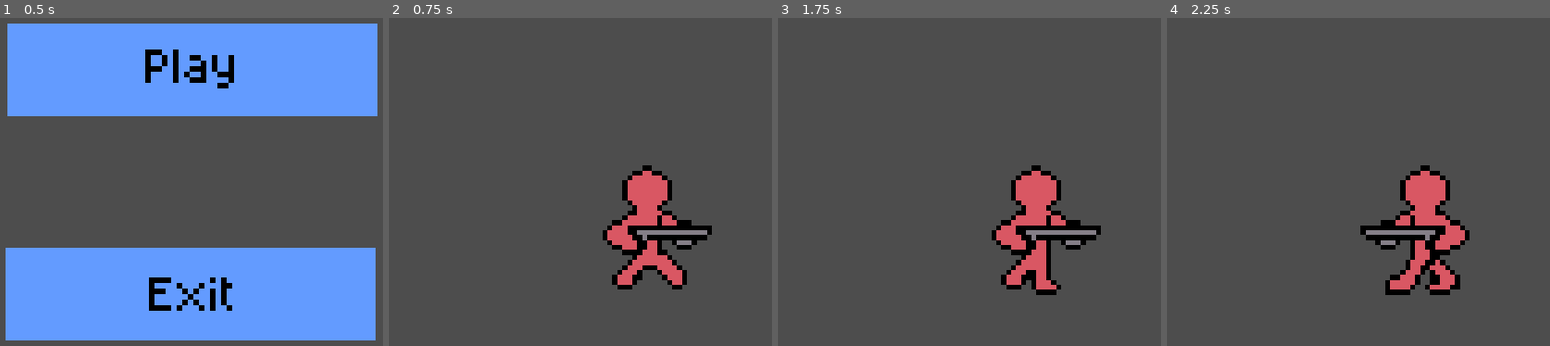
Above: before the commit, frames 1-4 (left to right).
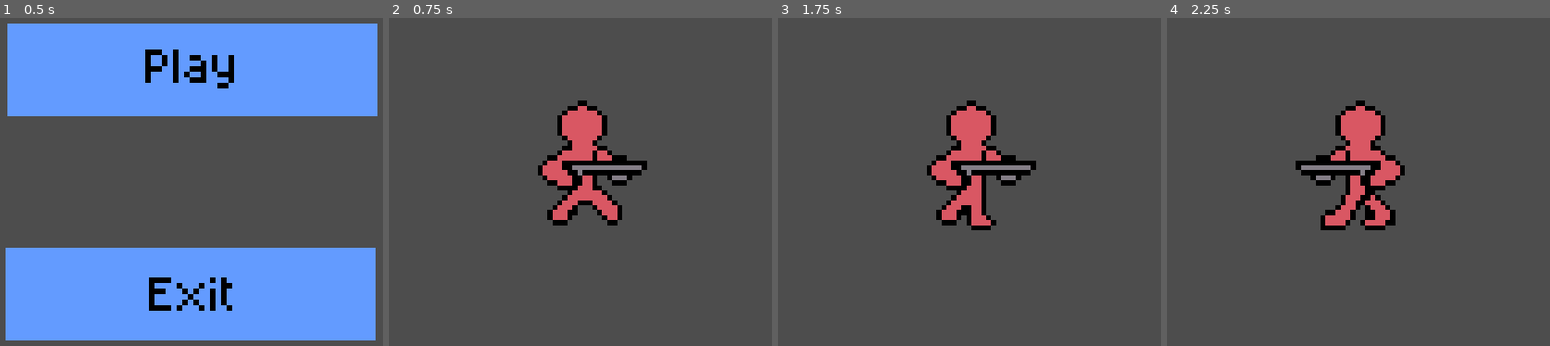
Above: after the commit, the same moments.

Repository: terminator0521/air-jumper
Game: Godot game, scene res://scenes/start_menu.tscn
The game is run twice, just before and just after one commit, with the same random seed, the same clock (stepped at 60 frames per second) and the same inputs.
Inputs (mouse positions are in pixels of both pictures, inside the frame that each line leads up to):
- Up to frame 1 (0.5 s): no input
- Up to frame 2 (0.75 s): click (580, 70) at 0.5 s
- Up to frame 3 (1.75 s): tap Enter at 1.25 s; hold Right from 1.28 s (still down)
- Up to frame 4 (2.25 s): release Right at 2.03 s; hold Left from 2.03 s (still down)

Frame 1 is identical in both runs. In frame 2, 11% of the frame differs, in the area x 38-85%, y 25-83%; in frame 3, 10%; in frame 4, 11%, in the area x 33-79%, y 25-85%.

Commit message:
add lock camera to player

Diff:
--- a/project.godot
+++ b/project.godot
@@ -28,7 +28,7 @@
 
 [editor_plugins]
 
-enabled=PackedStringArray()
+enabled=PackedStringArray("res://addons/godot_super-wakatime/plugin.cfg")
 
 [physics]
 
--- a/scenes/game.tscn
+++ b/scenes/game.tscn
@@ -65,7 +65,7 @@
 
 [node name="AnimatedSprite2D" type="AnimatedSprite2D" parent="CharacterBody2D" unique_id=1041880759]
 texture_filter = 1
-position = Vector2(70, 70)
+position = Vector2(193, 143)
 scale = Vector2(5.375, 5.375)
 sprite_frames = SubResource("SpriteFrames_sfuul")
 animation = &"walking"
--- a/scripts/player.gd
+++ b/scripts/player.gd
@@ -4,6 +4,8 @@
 const SPEED = 300.0
 const JUMP_VELOCITY = -400.0
 
+func _ready() -> void:
+	$Camera2D.position = $AnimatedSprite2D.position
 
 func _physics_process(delta: float) -> void:
 	# right to left movement
